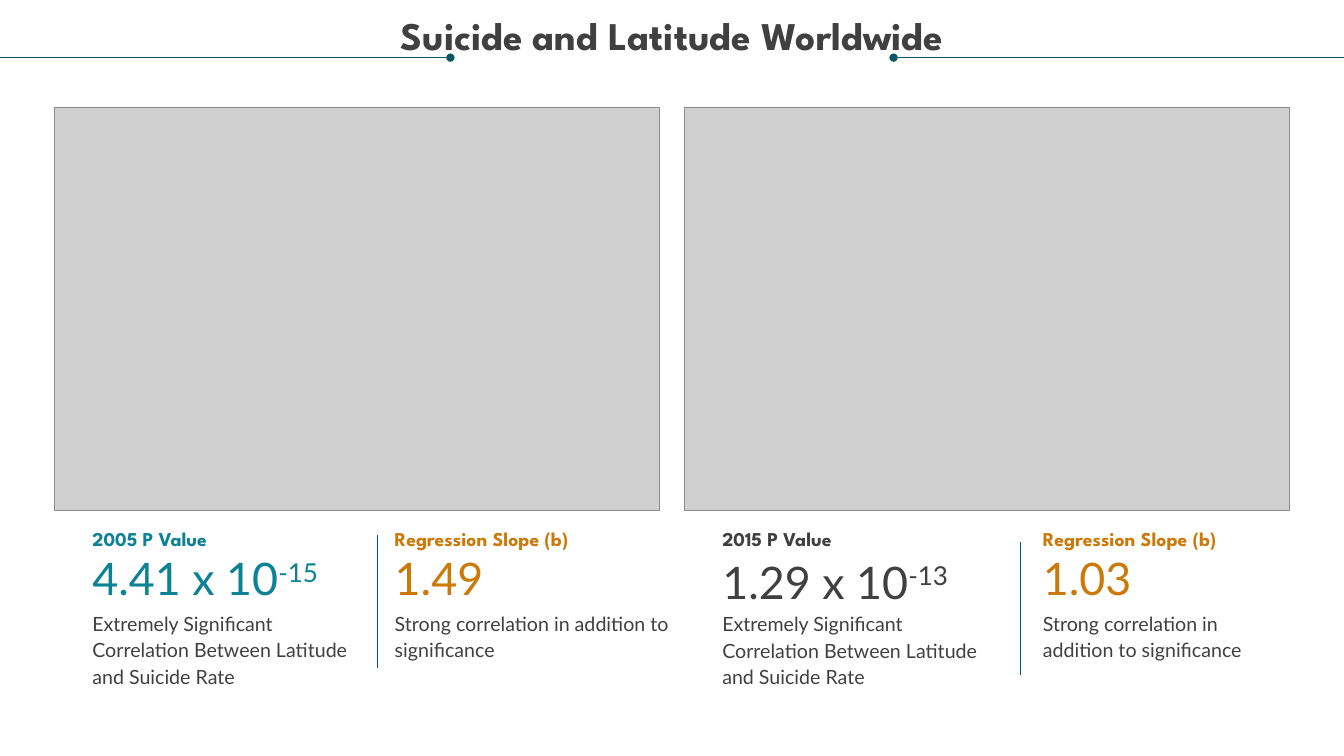
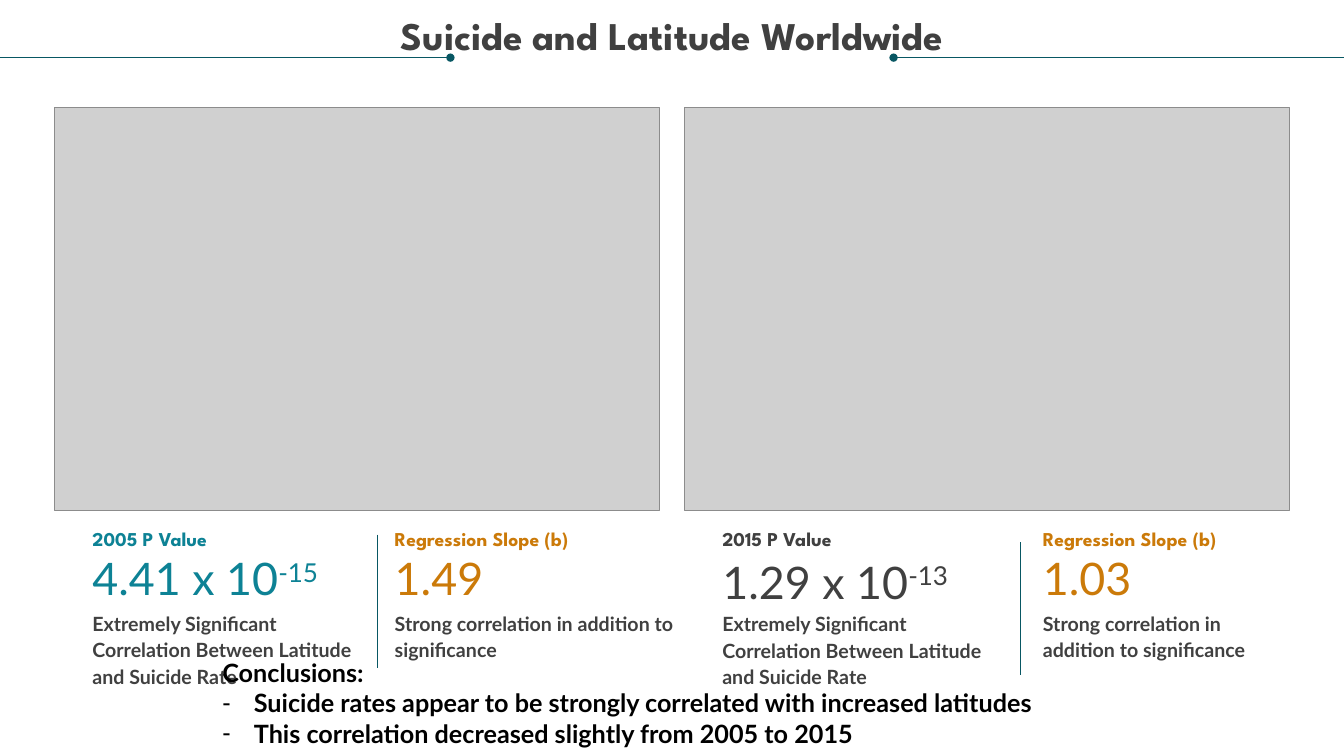
Before and after one commit to industrialhygiene1/suicide_squad, a slide deck: slide 6 of Suicide Across the World.pptx. Drawn at 1344x756 pixels with LibreOffice and Linux fonts; fonts in the diff are those of the drawing; grey boxes stand for pictures; background and template pictures are left out. Boxes give left, top, right and bottom in pixels: in the first picture for what was removed or moved away, otherwise in the second. Text is boxed around its words. In the diff, an @@ line names an element or a change of style, - is before the commit and + after.

```diff
--- a/Suicide Across the World.pptx
+++ b/Suicide Across the World.pptx
@@ bold on in 4 elements at bbox=[92, 616, 352, 684], bbox=[395, 616, 674, 661], bbox=[722, 616, 982, 684], bbox=[1043, 616, 1245, 661] @@
@@ text added at bbox=[222, 663, 1031, 747], 18 pt, text #000000, bold @@
+Conclusions:
+– Suicide rates appear to be strongly correlated with increased latitudes
+– This correlation decreased slightly from 2005 to 2015
```
Also in this commit, not shown: 1 other slide changed, 21 other files.
